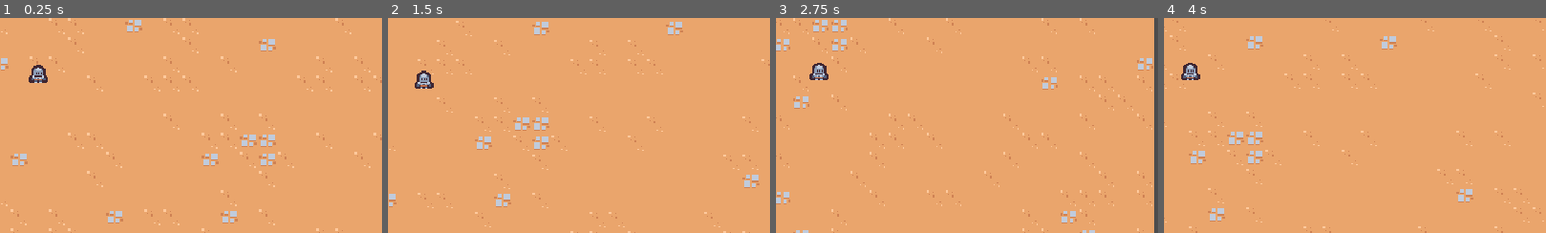
Above: before the commit, frames 1-4 (left to right).
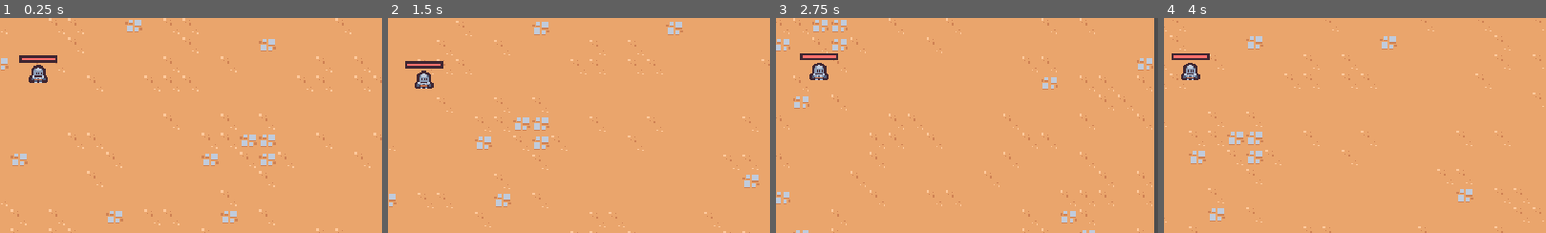
Above: after the commit, the same moments.

Repository: Osama-cs/GameDevPractise
Game: Godot game, scene res://scenes/main/main.tscn
Same seed, same stepped clock (60 frames per second), same inputs: the game is played once before the commit and once after it.
Inputs (mouse positions are % of the whole screen's width and height, from its top left):
- Up to frame 1 (0.25 s): no input
- Up to frame 2 (1.5 s): move the mouse to (72, 45) at 0.52 s; press the mouse at (72, 45) at 0.53 s; hold D (move_right) 0.53-1.28 s; move the mouse to (30, 55) at 1.27 s; release the mouse at (30, 55) at 1.28 s; hold S (move_down) from 1.28 s (still down); click (30, 55) at 1.35 s
- Up to frame 3 (2.75 s): move the mouse to (60, 28) at 2.02 s; release S (move_down) at 2.03 s; press the mouse at (60, 28) at 2.03 s; hold D (move_right) from 2.03 s (still down)
- Up to frame 4 (4 s): move the mouse to (45, 70) at 2.77 s; release D (move_right) at 2.78 s; release the mouse at (45, 70) at 2.78 s; hold W (move_up) 2.78-3.53 s; click (45, 70) at 2.85 s; move the mouse to (80, 65) at 3.52 s; press the mouse at (80, 65) at 3.53 s; hold A (move_left) from 3.53 s (still down)
The pictures show only the part of the screen within x 46-96%, y 36-86%; the shares and areas given below are measured in that part.

The runs differ from the first frame. In frame 1, 0.4% of the frame differs, in the area x 5-15%, y 17-21%; in frame 2, 0.4%; in frame 3, 0.3%; in frame 4, 0.3%.

Commit message:
Made the player health bar visible.

Diff:
--- a/scenes/component/health_component.gd
+++ b/scenes/component/health_component.gd
@@ -2,6 +2,7 @@
 class_name HealthComponent
 
 signal died
+signal health_changed
 
 @export var max_health: float = 10
 var current_health
@@ -13,9 +14,15 @@
 	#unoptimal code as it will allow health to go into the minues which we son't want.
 	#current_health -= damage_amount
 	current_health = max(current_health - damage_amount, 0)
+	health_changed.emit()
 	#This will stop an error from appearing that will not affect the code.
 	Callable(check_death).call_deferred()
 
+
+func get_health_percent():
+	if max_health <= 0:
+		return 0
+	return min(current_health / max_health, 1)
 
 
 func check_death():
--- a/scenes/game_object/player/player.gd
+++ b/scenes/game_object/player/player.gd
@@ -4,6 +4,8 @@
 const ACCELERATION_SMOOTHING = 25
 
 @onready var damage_interval_timer = $DamageIntervalTimer
+@onready var health_component = $HealthComponent
+@onready var health_bar = $HealthBar
 
 var number_colliding_bodies = 0
 
@@ -13,6 +15,8 @@
 	$CollisionArea2D.body_entered.connect(on_body_entered)
 	$CollisionArea2D.body_exited.connect(on_body_exited)
 	damage_interval_timer.timeout.connect(on_damage_interval_timer_timeout)
+	health_component.health_changed.connect(on_health_changed)
+	update_health_display()
 
 
 func _process(delta):
@@ -32,9 +36,13 @@
 func check_deal_damage():
 	if number_colliding_bodies == 0 || !damage_interval_timer.is_stopped():
 		return
-	$HealthComponent.damage(1)
+	health_component.damage(1)
 	damage_interval_timer.start()
-	print($HealthComponent.current_health)
+	print(health_component.current_health)
+
+
+func update_health_display():
+	health_bar.value = health_component.get_health_percent()
 
 
 func on_body_entered(entered_other_body: Node2D):
@@ -48,3 +56,6 @@
 
 func on_damage_interval_timer_timeout():
 	check_deal_damage()
+
+func on_health_changed():
+	update_health_display()
--- a/scenes/game_object/player/player.tscn
+++ b/scenes/game_object/player/player.tscn
@@ -1,9 +1,20 @@
-[gd_scene load_steps=8 format=3 uid="uid://c3q5cynrnbp2l"]
+[gd_scene load_steps=10 format=3 uid="uid://c3q5cynrnbp2l"]
 
 [ext_resource type="Script" path="res://scenes/game_object/player/player.gd" id="1_ldp3v"]
 [ext_resource type="Texture2D" uid="uid://gobgcb5f448g" path="res://scenes/game_object/player/player.png" id="2_jb81w"]
 [ext_resource type="PackedScene" uid="uid://dssq1ky1p5cq5" path="res://scenes/ability/sword_ability_controller/sword_ability_controller.tscn" id="2_rr18a"]
 [ext_resource type="PackedScene" uid="uid://bwfxrp0t0rmss" path="res://scenes/component/health_component.tscn" id="4_fpn2g"]
+
+[sub_resource type="StyleBoxFlat" id="StyleBoxFlat_8tr8f"]
+bg_color = Color(0.247059, 0.14902, 0.192157, 1)
+
+[sub_resource type="StyleBoxFlat" id="StyleBoxFlat_5ri3c"]
+bg_color = Color(1, 0.439216, 0.427451, 1)
+border_width_left = 2
+border_width_top = 2
+border_width_right = 2
+border_width_bottom = 2
+border_color = Color(0.247059, 0.14902, 0.192157, 1)
 
 [sub_resource type="CircleShape2D" id="CircleShape2D_ihlcg"]
 radius = 32.0
@@ -29,7 +40,21 @@
 wait_time = 0.5
 one_shot = true
 
+[node name="HealthBar" type="ProgressBar" parent="."]
+custom_minimum_size = Vector2(32, 6)
+offset_left = -16.0
+offset_top = -23.0
+offset_right = 16.0
+offset_bottom = -17.0
+pivot_offset = Vector2(16, 3)
+theme_override_styles/background = SubResource("StyleBoxFlat_8tr8f")
+theme_override_styles/fill = SubResource("StyleBoxFlat_5ri3c")
+max_value = 1.0
+value = 0.5
+show_percentage = false
+
 [node name="PickupArea2D" type="Area2D" parent="."]
+visible = false
 position = Vector2(-1, -5)
 collision_layer = 16
 collision_mask = 0
@@ -38,6 +63,7 @@
 shape = SubResource("CircleShape2D_ihlcg")
 
 [node name="CollisionArea2D" type="Area2D" parent="."]
+visible = false
 position = Vector2(0, -6)
 collision_layer = 0
 collision_mask = 8
@@ -51,5 +77,6 @@
 offset = Vector2(0, -8)
 
 [node name="CollisionShape2D" type="CollisionShape2D" parent="."]
+visible = false
 position = Vector2(0, -5)
 shape = SubResource("CircleShape2D_yqqom")
